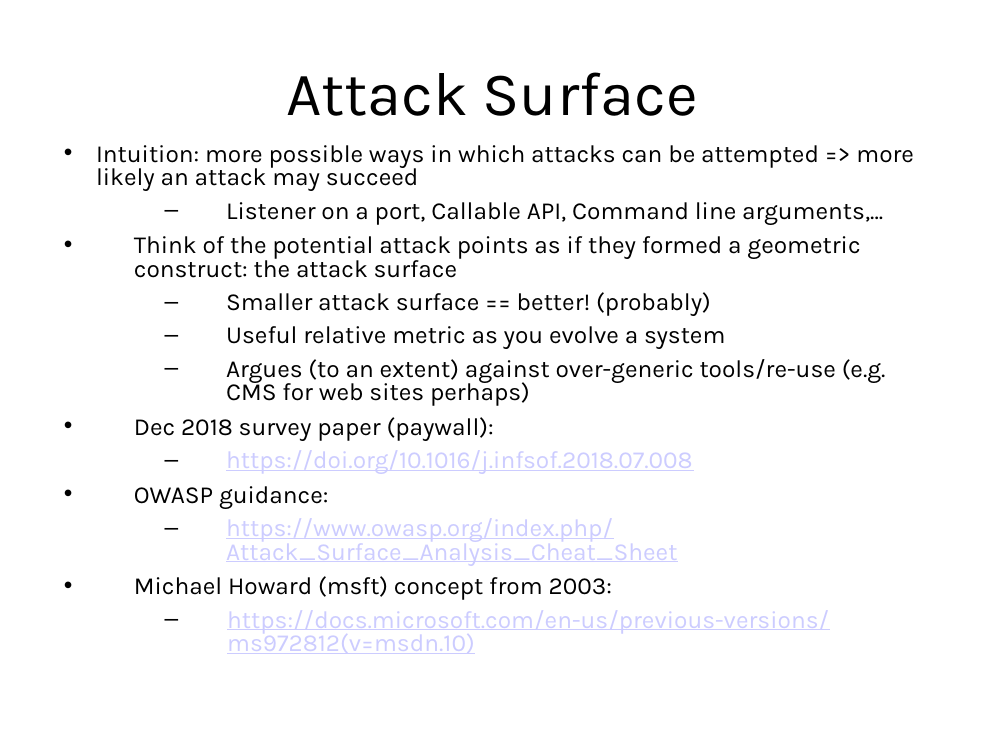
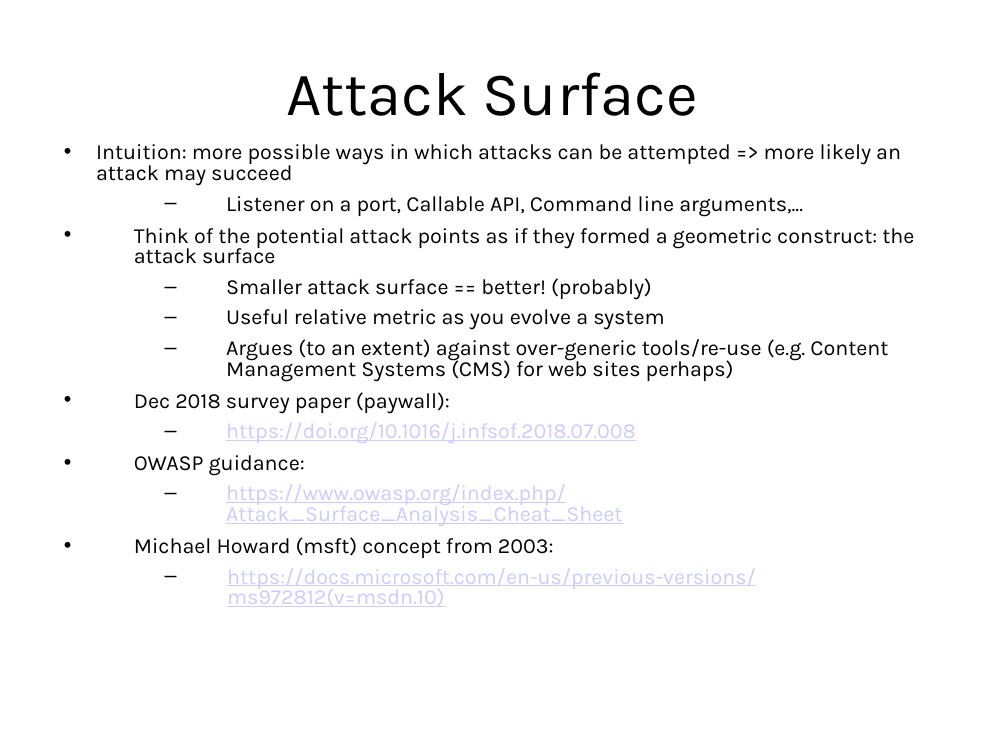
Before and after one commit to sftcd/cs7053, a slide deck: slide 15 of 2022lectures/02-concepts.odp. Drawn at 1008x756 pixels with LibreOffice and Linux fonts; fonts in the diff are those of the drawing. Boxes give left, top, right and bottom in pixels: in the first picture for what was removed or moved away, otherwise in the second. Text is boxed around its words. In the diff, an @@ line names an element or a change of style, - is before the commit and + after.

```diff
--- a/2022lectures/02-concepts.odp
+++ b/2022lectures/02-concepts.odp
@@ text at (96,144,914,607): size 17.5 to 15.4 pt in "Intuition: more possible ways in which attacks ...", "Listener on a port, Callable API, Command ...", "Think of the potential attack points as ...", "Smaller attack surface == better! (probably)" and 7 more places @@
@@ text at (226,339,888,382): text changed; size 17.5 to 15.4 pt @@
-  – Argues (to an extent) against over-generic tools/re-use (e.g. CMS for web sites perhaps)
+  – Argues (to an extent) against over-generic tools/re-use (e.g. Content Management Systems (CMS) for web sites perhaps)
```
Also in this commit, not shown: 3 other slides changed, 4 other files.
